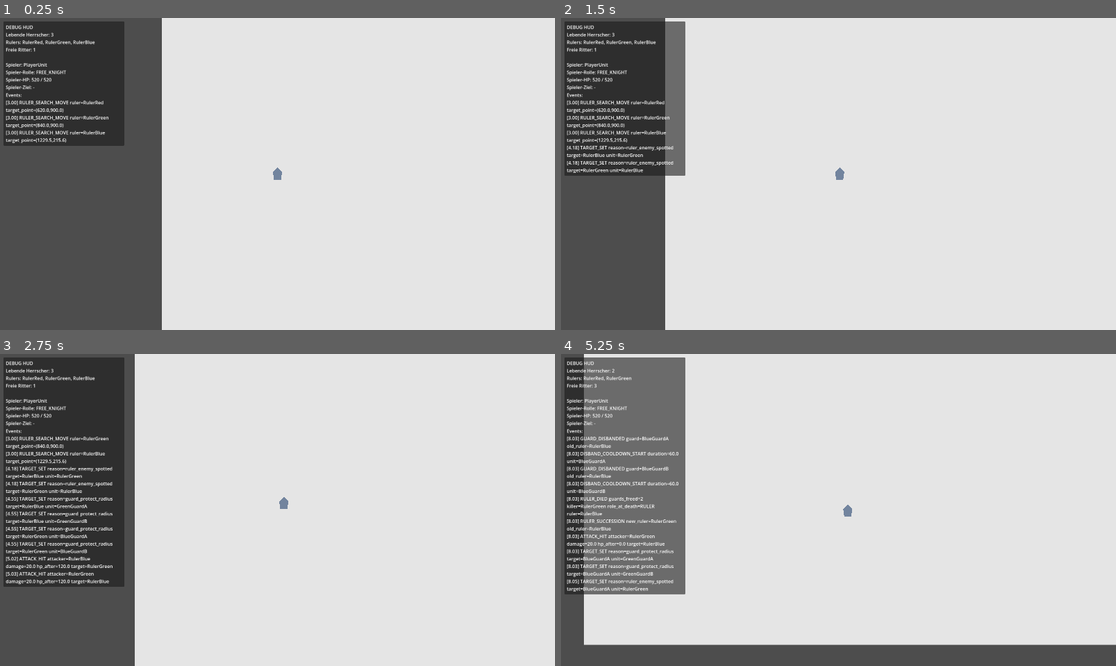
Above: before the commit, frames 1-4 (two rows, left to right).
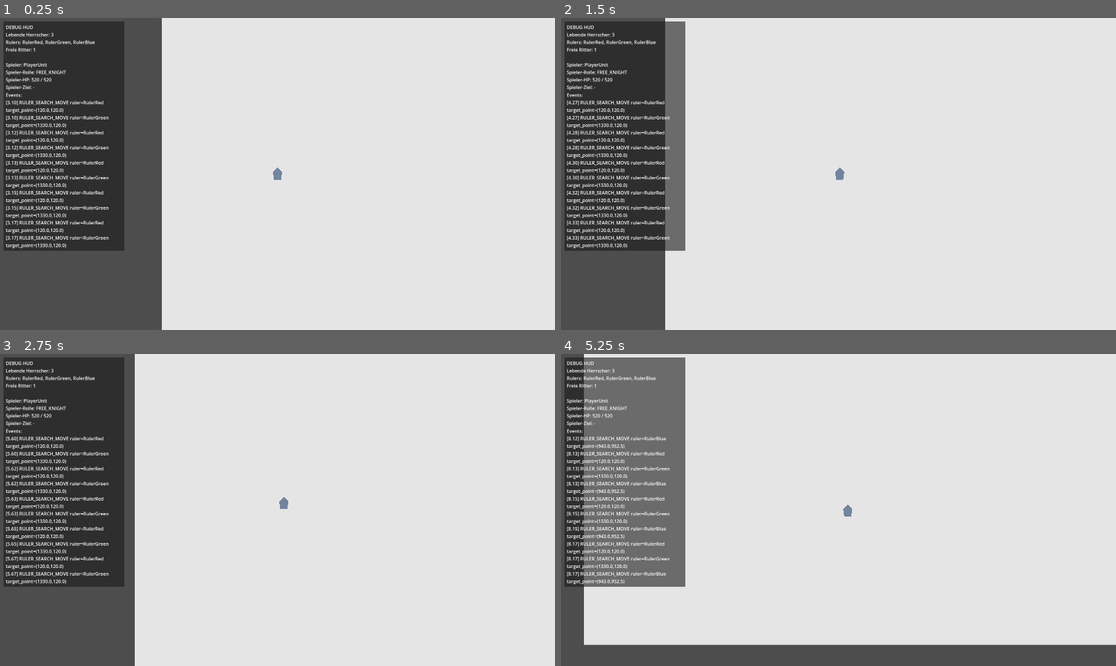
Above: after the commit, the same moments.

Repository: cblab/kingslayer
Game: Godot game, scene res://scenes/Main.tscn
Two runs of this game, one before a commit and one after it. Both use one fixed random seed, a clock stepped at 60 frames per second and the inputs below.
Inputs (mouse positions are in pixels of both pictures, inside the frame that each line leads up to):
- Up to frame 1 (0.25 s): no input
- Up to frame 2 (1.5 s): tap Enter at 0.5 s; move the mouse to (960, 158) at 0.52 s; click (960, 158) at 0.67 s; move the mouse to (727, 189) at 1.27 s; click (727, 189) at 1.42 s
- Up to frame 3 (2.75 s): move the mouse to (333, 441) at 2.02 s; click (333, 441) at 2.17 s
- Up to frame 4 (5.25 s): move the mouse to (810, 572) at 2.77 s; click (810, 572) at 2.92 s; move the mouse to (1005, 556) at 3.52 s; click (1005, 556) at 3.67 s; move the mouse to (672, 463) at 4.27 s; click (672, 463) at 4.42 s; move the mouse to (866, 510) at 5.02 s; click (866, 510) at 5.17 s

The runs differ from the first frame. In frame 1, 6.7% of the frame differs, in the area x 0-23%, y 26-75%; in frame 2, 5.3%; in frame 3, 2.1%; in frame 4, 2.9%.

Commit message:
Smooth guard reacquire, clamp ruler search, and add periodic free knight spawn

Diff:
--- a/scripts/units/unit.gd
+++ b/scripts/units/unit.gd
@@ -40,6 +40,8 @@
 @export var ruler_search_move_distance_max: float = 420.0
 @export var disband_cooldown_duration: float = 60.0
 @export var guard_target_reacquire_delay: float = 0.5
+@export var guard_target_switch_cooldown: float = 0.45
+@export var guard_chase_hysteresis: float = 36.0
 
 var current_hp: float = 0.0
 
@@ -58,6 +60,8 @@
 var _disband_cooldown_timer: float = 0.0
 var _guard_return_logged: bool = false
 var _guard_target_reacquire_timer: float = 0.0
+var _guard_target_switch_timer: float = 0.0
+var _last_valid_ruler_search_point: Vector2 = Vector2.ZERO
 
 const _HIT_SOUNDS: Array[AudioStream] = [
 	preload("res://scripts/sound/sword_clash_1.mp3"),
@@ -103,6 +107,8 @@
 
 	if _guard_target_reacquire_timer > 0.0:
 		_guard_target_reacquire_timer = maxf(0.0, _guard_target_reacquire_timer - delta)
+	if _guard_target_switch_timer > 0.0:
+		_guard_target_switch_timer = maxf(0.0, _guard_target_switch_timer - delta)
 
 	if _disband_cooldown_active:
 		_process_disband_cooldown(delta)
@@ -176,6 +182,8 @@
 		"target": _attack_target.name,
 		"reason": reason if not reason.is_empty() else "-",
 	})
+	if role == UnitRole.ROYAL_GUARD and previous_target != null and previous_target != _attack_target:
+		_guard_target_switch_timer = guard_target_switch_cooldown
 	_repath_cooldown = 0.0
 	_path = PackedVector2Array()
 	_path_index = 0
@@ -245,7 +253,10 @@
 		return
 
 	if _attack_target != null:
-		if global_position.distance_to(ruler.global_position) > guard_chase_limit:
+		var guard_to_ruler_distance := global_position.distance_to(ruler.global_position)
+		var target_to_ruler_distance := _attack_target.global_position.distance_to(ruler.global_position)
+		if guard_to_ruler_distance > guard_chase_limit + guard_chase_hysteresis \
+		and target_to_ruler_distance > guard_chase_limit + guard_chase_hysteresis:
 			set_attack_target(null, "guard_chase_limit")
 			if not _guard_return_logged:
 				_log_event("GUARD_RETURN_TO_RULER", {
@@ -415,14 +426,23 @@
 	_follow_current_path()
 
 func _pick_ruler_search_point() -> Vector2:
+	var world: Node = get_parent()
 	var nearest_enemy := _find_nearest_enemy_any_distance()
 	if nearest_enemy != null:
-		return nearest_enemy.global_position
+		var enemy_point := nearest_enemy.global_position
+		if world != null and world.has_method("get_clamped_ruler_search_point"):
+			enemy_point = world.get_clamped_ruler_search_point(global_position, enemy_point, _last_valid_ruler_search_point)
+		_last_valid_ruler_search_point = enemy_point
+		return enemy_point
 
 	var angle := _rng.randf_range(0.0, TAU)
 	var distance := _rng.randf_range(ruler_search_move_distance_min, ruler_search_move_distance_max)
 	var offset := Vector2.RIGHT.rotated(angle) * distance
-	return global_position + offset
+	var roam_point := global_position + offset
+	if world != null and world.has_method("get_clamped_ruler_search_point"):
+		roam_point = world.get_clamped_ruler_search_point(global_position, roam_point, _last_valid_ruler_search_point)
+	_last_valid_ruler_search_point = roam_point
+	return roam_point
 
 func _update_guard_aggro_target() -> void:
 	var ruler := _get_ruler()
@@ -433,20 +453,29 @@
 	if _attack_target == null and _guard_target_reacquire_timer > 0.0:
 		return
 
+	var current_target := get_attack_target()
+	if current_target != null and _is_enemy(current_target):
+		var current_target_distance_to_ruler := current_target.global_position.distance_to(ruler.global_position)
+		if current_target_distance_to_ruler <= guard_chase_limit + guard_chase_hysteresis:
+			return
+
 	var ruler_attacker := ruler.get_last_valid_attacker()
 	if ruler_attacker != null and _is_enemy(ruler_attacker):
 		if ruler.global_position.distance_to(ruler_attacker.global_position) <= guard_chase_limit:
+			if _guard_target_switch_timer > 0.0 and current_target != null and current_target != ruler_attacker:
+				return
 			set_attack_target(ruler_attacker, "protect_ruler_attacker")
 			return
 
 	var nearest_threat := _find_nearest_enemy_to_point_in_range(ruler.global_position, guard_protect_radius)
 	if nearest_threat != null:
+		if _guard_target_switch_timer > 0.0 and current_target != null and current_target != nearest_threat:
+			return
 		set_attack_target(nearest_threat, "guard_protect_radius")
 		return
 
-	if _attack_target != null and is_instance_valid(_attack_target) and not _attack_target.is_dead() and _is_enemy(_attack_target):
-		if global_position.distance_to(ruler.global_position) <= guard_chase_limit:
-			return
+	if current_target != null and global_position.distance_to(ruler.global_position) <= guard_chase_limit + guard_chase_hysteresis:
+		return
 
 	set_attack_target(null, "guard_out_of_chase_range")
 	_path = PackedVector2Array()
--- a/scripts/world.gd
+++ b/scripts/world.gd
@@ -2,17 +2,31 @@
 
 @export var world_stabilize_interval: float = 0.4
 @export var debug_hud_update_interval: float = 0.15
+@export var ruler_search_bounds: Rect2 = Rect2(-1400.0, -1300.0, 5000.0, 3900.0)
+@export var periodic_free_knight_spawn_interval: float = 22.0
+@export var periodic_free_knight_spawn_enabled: bool = true
+@export var periodic_free_knight_spawn_points: PackedVector2Array = PackedVector2Array([
+	Vector2(-1080.0, 1820.0),
+	Vector2(2200.0, 1740.0),
+	Vector2(220.0, -900.0),
+	Vector2(1040.0, 2320.0),
+])
 
 var _stabilize_cooldown: float = 0.0
 var _debug_hud_cooldown: float = 0.0
 var _debug_events: Array[String] = []
 var _debug_event_limit: int = 10
 var _debug_focus_unit: Unit = null
+var _periodic_spawn_cooldown: float = 0.0
+var _spawn_sequence_index: int = 0
+
+const _FREE_KNIGHT_SCENE: PackedScene = preload("res://scenes/units/Unit.tscn")
 
 @onready var _debug_status_label: Label = $DebugHud/Panel/Margin/Content/StatusLabel
 @onready var _debug_events_label: Label = $DebugHud/Panel/Margin/Content/EventsLabel
 
 func _ready() -> void:
+	_periodic_spawn_cooldown = periodic_free_knight_spawn_interval
 	_stabilize_world_state()
 	_refresh_debug_hud()
 
@@ -47,12 +61,29 @@
 		_debug_hud_cooldown = debug_hud_update_interval
 		_refresh_debug_hud()
 
+	_process_periodic_free_knight_spawn(delta)
+
 func find_path(from_position: Vector2, to_position: Vector2) -> PackedVector2Array:
 	var nav_map := get_world_2d().navigation_map
 	var path := NavigationServer2D.map_get_path(nav_map, from_position, to_position, false)
 	if path.is_empty():
 		return PackedVector2Array([to_position])
 	return path
+
+func get_clamped_ruler_search_point(from_position: Vector2, desired_point: Vector2, fallback_point: Vector2 = Vector2.ZERO) -> Vector2:
+	var clamped := _clamp_to_ruler_search_bounds(desired_point)
+	if _is_point_navigable_from(from_position, clamped):
+		return clamped
+
+	var nearby_candidate := _find_navigable_nearby_point(from_position, clamped)
+	if nearby_candidate != Vector2.INF:
+		return nearby_candidate
+
+	var fallback_clamped := _clamp_to_ruler_search_bounds(fallback_point)
+	if _is_point_navigable_from(from_position, fallback_clamped):
+		return fallback_clamped
+
+	return _clamp_to_ruler_search_bounds(from_position)
 
 func on_ruler_attacked(ruler: Unit, attacker: Unit) -> void:
 	if not _is_valid_live_unit(ruler):
@@ -259,3 +290,71 @@
 			return "ROYAL_GUARD"
 		_:
 			return "FREE_KNIGHT"
+
+func _clamp_to_ruler_search_bounds(point: Vector2) -> Vector2:
+	var max_x := ruler_search_bounds.position.x + ruler_search_bounds.size.x
+	var max_y := ruler_search_bounds.position.y + ruler_search_bounds.size.y
+	return Vector2(
+		clampf(point.x, ruler_search_bounds.position.x, max_x),
+		clampf(point.y, ruler_search_bounds.position.y, max_y)
+	)
+
+func _is_point_navigable_from(from_position: Vector2, target_position: Vector2) -> bool:
+	var nav_map := get_world_2d().navigation_map
+	var path := NavigationServer2D.map_get_path(nav_map, from_position, target_position, false)
+	return not path.is_empty()
+
+func _find_navigable_nearby_point(from_position: Vector2, center_point: Vector2) -> Vector2:
+	var probe_distances: Array[float] = [40.0, 90.0, 150.0, 220.0]
+	var direction_count := 8
+	for distance in probe_distances:
+		for index in direction_count:
+			var angle := (TAU / float(direction_count)) * float(index)
+			var offset := Vector2.RIGHT.rotated(angle) * distance
+			var candidate := _clamp_to_ruler_search_bounds(center_point + offset)
+			if _is_point_navigable_from(from_position, candidate):
+				return candidate
+	return Vector2.INF
+
+func _process_periodic_free_knight_spawn(delta: float) -> void:
+	if not periodic_free_knight_spawn_enabled:
+		return
+	if periodic_free_knight_spawn_points.is_empty():
+		return
+	if periodic_free_knight_spawn_interval <= 0.0:
+		return
+
+	_periodic_spawn_cooldown -= delta
+	if _periodic_spawn_cooldown > 0.0:
+		return
+
+	_periodic_spawn_cooldown = periodic_free_knight_spawn_interval
+	_spawn_free_knight_at_next_point()
+
+func _spawn_free_knight_at_next_point() -> void:
+	if _FREE_KNIGHT_SCENE == null:
+		return
+	if periodic_free_knight_spawn_points.is_empty():
+		return
+
+	var spawn_point := periodic_free_knight_spawn_points[_spawn_sequence_index % periodic_free_knight_spawn_points.size()]
+	_spawn_sequence_index += 1
+
+	var spawned_node := _FREE_KNIGHT_SCENE.instantiate()
+	if not (spawned_node is Unit):
+		if spawned_node != null:
+			spawned_node.queue_free()
+		return
+
+	var spawned_unit: Unit = spawned_node
+	spawned_unit.name = "SpawnedFreeKnight_%d" % Time.get_ticks_msec()
+	spawned_unit.global_position = _clamp_to_ruler_search_bounds(spawn_point)
+	spawned_unit.is_player_controlled = false
+	spawned_unit.set_role(Unit.UnitRole.FREE_KNIGHT)
+	spawned_unit.faction_id = -1
+	add_child(spawned_unit)
+
+	log_event("FREE_KNIGHT_SPAWNED", {
+		"unit": spawned_unit.name,
+		"point": spawned_unit.global_position,
+	})
